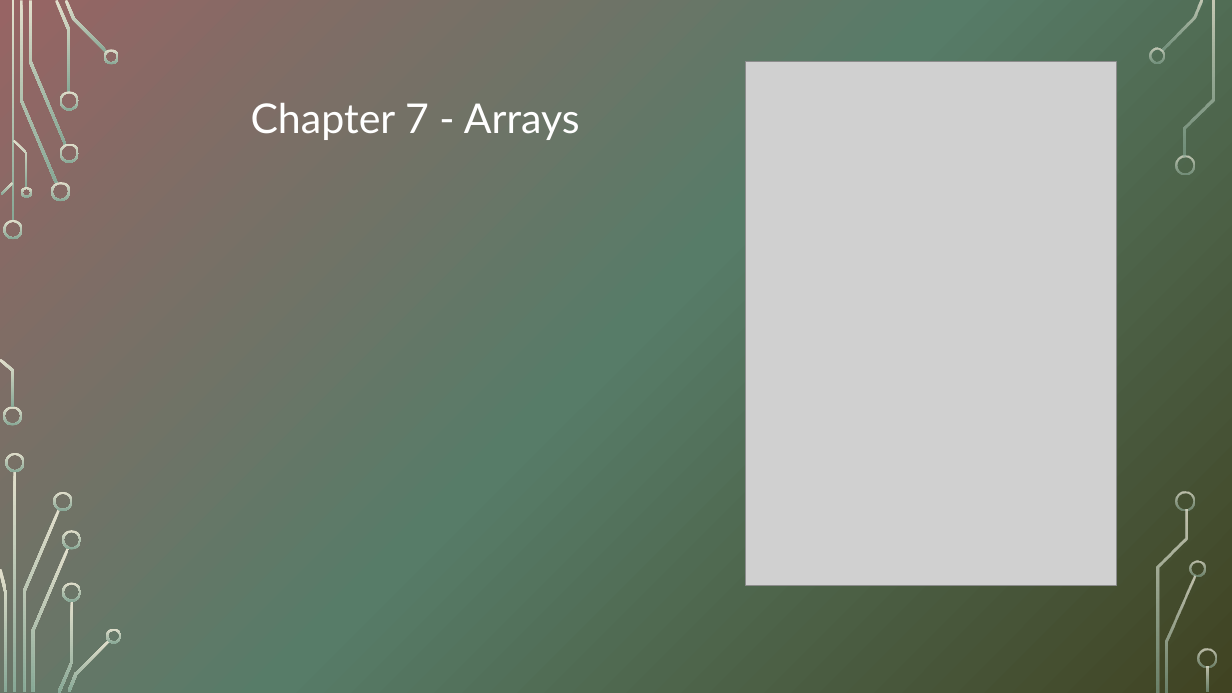
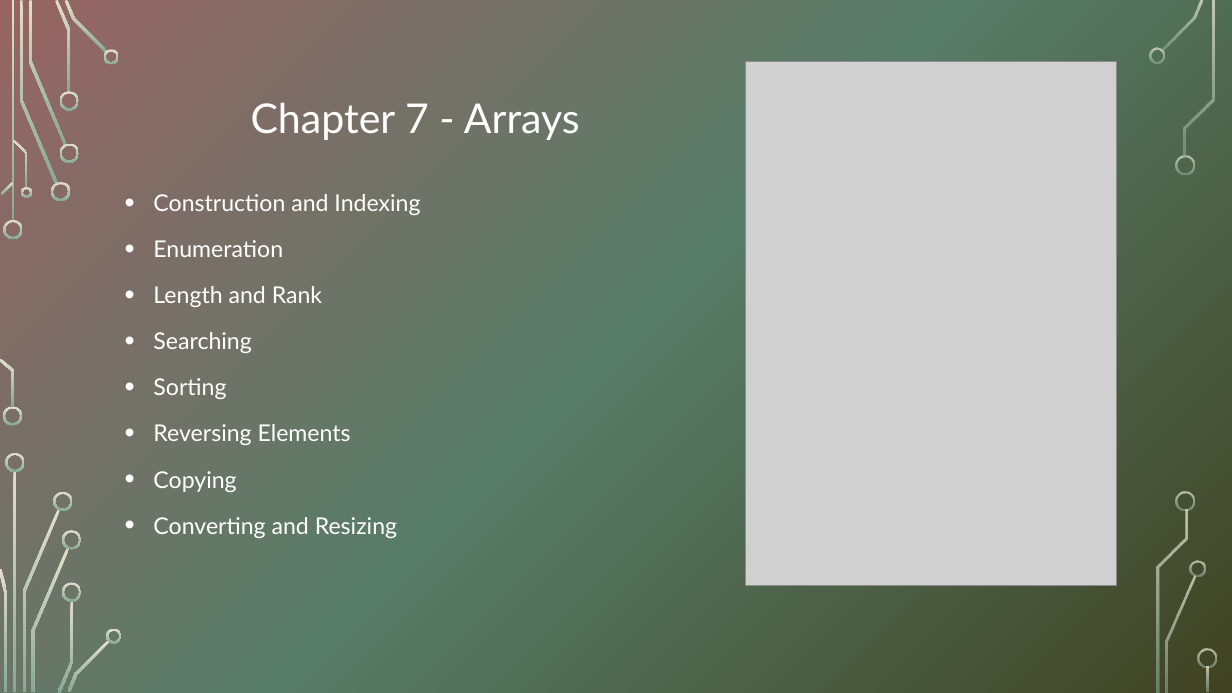
Before and after one commit to mabbaszadegan/CSharp12Nutshell, a slide deck: slide 1 of Documents/Chapter 7/Arrays/Arrays.pptx. Drawn at 1232x693 pixels with LibreOffice and Linux fonts; fonts in the diff are those of the drawing; grey boxes stand for pictures; background and template pictures are left out. Boxes give left, top, right and bottom in pixels: in the first picture for what was removed or moved away, otherwise in the second. Text is boxed around its words. In the diff, an @@ line names an element or a change of style, - is before the commit and + after.

Commit message:
chapter 7 - arrays

```diff
--- a/Documents/Chapter 7/Arrays/Arrays.pptx
+++ b/Documents/Chapter 7/Arrays/Arrays.pptx
@@ text added at (153,194,420,538), 18 pt, text #FFFFFF @@
+• Construction and Indexing
+• Enumeration
+• Length and Rank
+• Searching
+• Sorting
+• Reversing Elements
+• Copying
+• Converting and Resizing
```
Also in this commit, not shown: 12 slides added, 1 slide removed, 5 other files.
